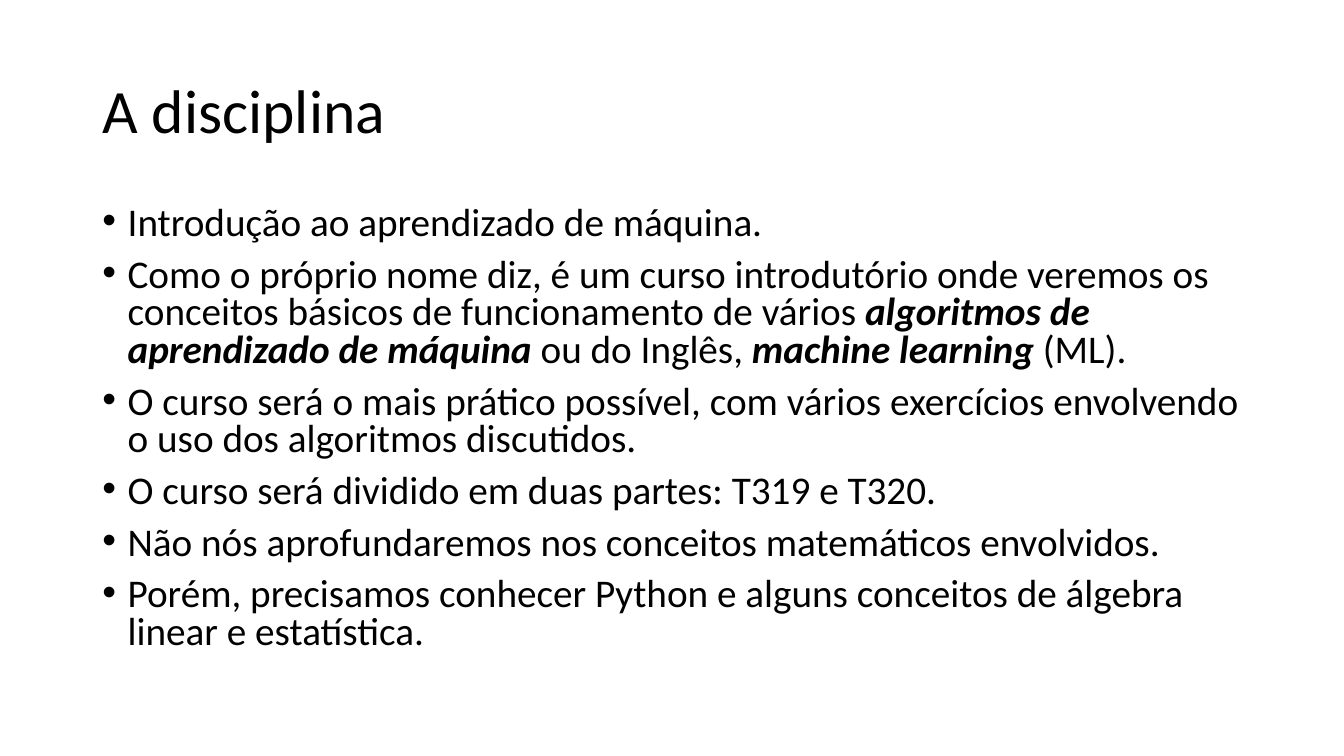
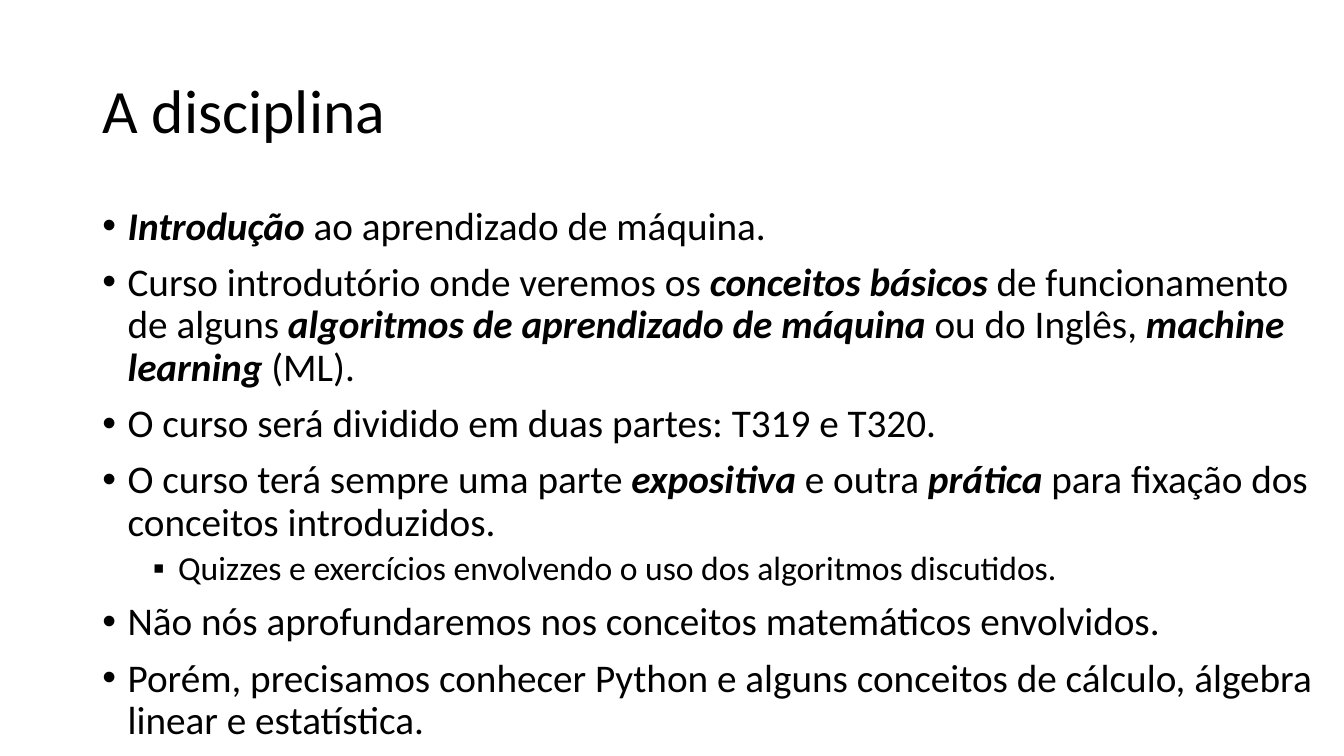
Before and after one commit to zz4fap/t319_aprendizado_de_maquina, a slide deck: slide 2 of slides/T319_Introdução.pptx. Drawn at 1344x756 pixels with LibreOffice and Linux fonts; fonts in the diff are those of the drawing. Boxes give left, top, right and bottom in pixels: in the first picture for what was removed or moved away, otherwise in the second. Text is boxed around its words. In the diff, an @@ line names an element or a change of style, - is before the commit and + after.

```diff
--- a/slides/T319_Introdução.pptx
+++ b/slides/T319_Introdução.pptx
@@ text at (128, 212, 1159, 642): bold on, italic on in "Introdução"; line spacing 0.8 to 0.9 @@
@@ text at (128, 268, 1288, 388): text changed @@
-• Como o próprio nome diz, é um curso introdutório onde veremos os conceitos básicos de funcionamento de vários algoritmos de aprendizado de máquina ou do Inglês, machine learning (ML).
-• O curso será o mais prático possível, com vários exercícios envolvendo o uso dos algoritmos discutidos.
+• Curso introdutório onde veremos os conceitos básicos de funcionamento de alguns algoritmos de aprendizado de máquina ou do Inglês, machine learning (ML).
@@ text at (128, 465, 1307, 586): paragraphs added @@
+• O curso terá sempre uma parte expositiva e outra prática para fixação dos
+  conceitos introduzidos.
+  ▪ Quizzes e exercícios envolvendo o uso dos algoritmos discutidos.
@@ text at (128, 664, 1312, 735): text changed @@
-• Porém, precisamos conhecer Python e alguns conceitos de álgebra linear e estatística.
+• Porém, precisamos conhecer Python e alguns conceitos de cálculo, álgebra linear e estatística.
```
Also in this commit, not shown: 21 other slides changed, 1 slide added, 3 slides removed, 6 other files.
